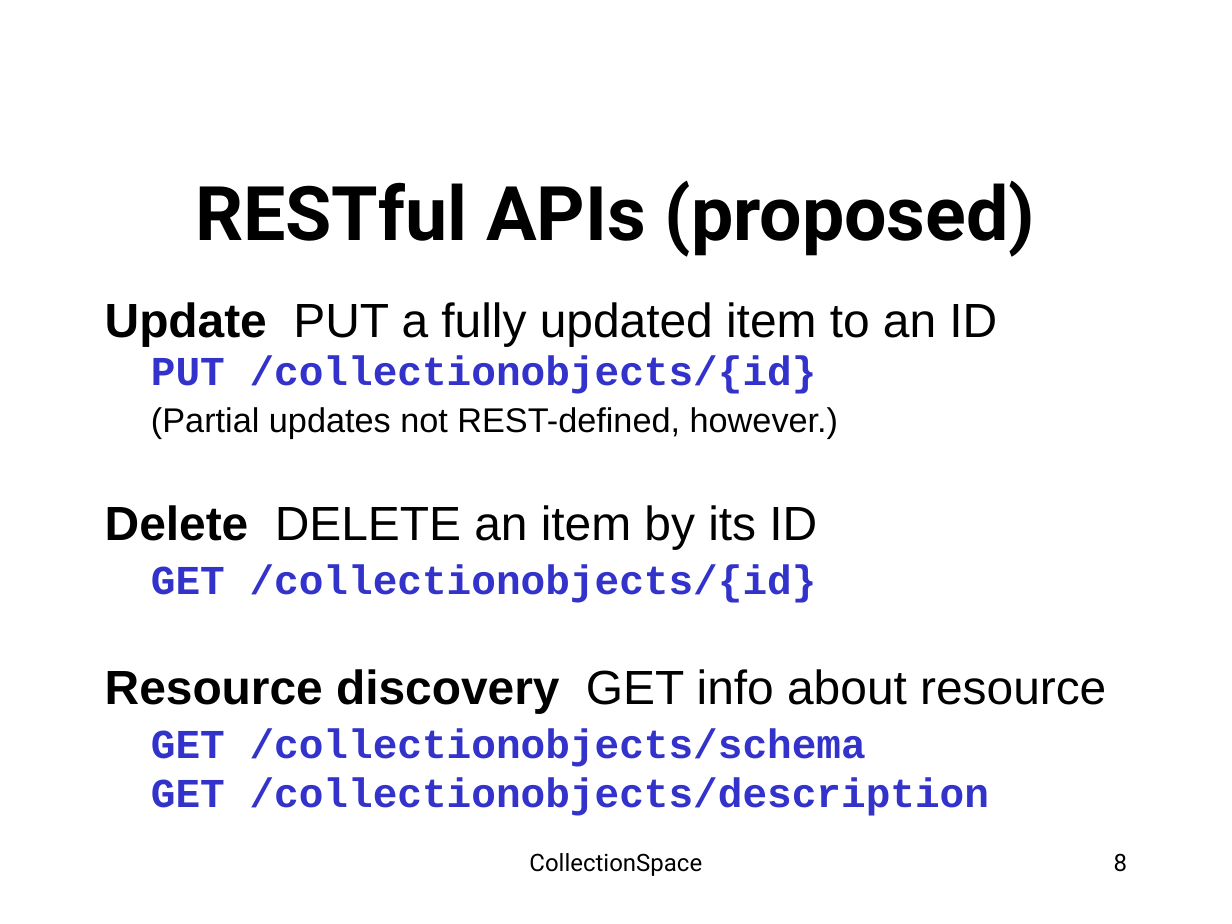
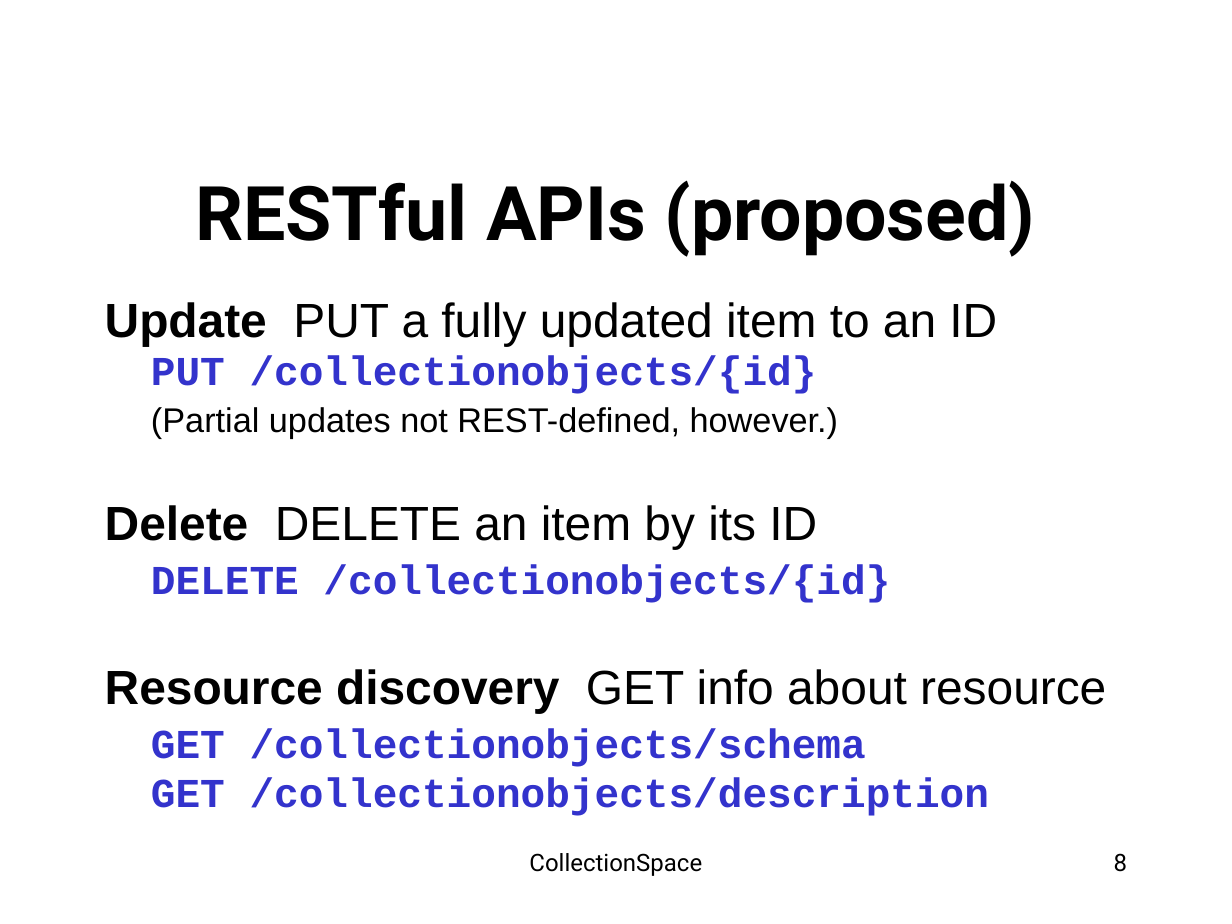
Before and after one commit to walkerart/services, a slide deck: slide 8 of docs/allteam-061409-toronto/Toronto_Services_REST_APIs.pptx. Drawn at 1232x924 pixels with LibreOffice and Linux fonts; fonts in the diff are those of the drawing; background and template pictures are left out. Boxes give left, top, right and bottom in pixels: in the first picture for what was removed or moved away, otherwise in the second. Text is boxed around its words. In the diff, an @@ line names an element or a change of style, - is before the commit and + after.

Commit message:
NOJIRA Fixed a trivial typo in slides for Toronto presentation on REST-based APIs: 'DELETE' rather than 'GET' method for delete operation.

```diff
--- a/docs/allteam-061409-toronto/Toronto_Services_REST_APIs.pptx
+++ b/docs/allteam-061409-toronto/Toronto_Services_REST_APIs.pptx
@@ text at [151,565,890,603]: text changed @@
-GET /collectionobjects/{id}
+DELETE /collectionobjects/{id}
```
